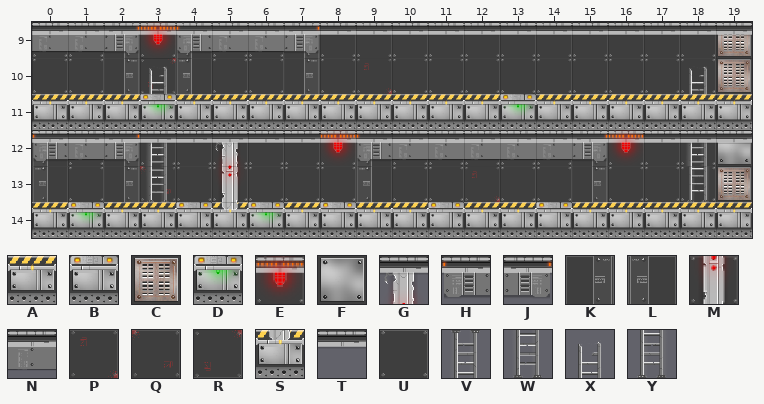
Two versions of a level (Tiled map, core/assets/map.tmx). The first picture shows the starting point.
Cells are 64x64 px. Shown: x 0..19, y 9..14. Tiles whose own drawing changed are shown in their newer look in all pictures.
Key: from "map": A 1, B 2, C 10, D 12, E 22, F 30, G 31, H 32, J 32 flipped left-right, K 40, L 40 flipped left-right, M 41, N 42, P 50, Q 50 flipped on the other diagonal, R 50 flipped up-down, S 51, T 52, U 60, V 61, W 61 flipped up-down, X 62, Y 71.
_ is an empty cell, # one hidden under a higher layer.
Layer "Background" before, first column x 0:
 9 UUKULUUKUUUUUUUUUUUC
10 UUKRLUUKUPUUUUUUUUUC
11 ____________________
12 LUKUUUUUULUUUUUKUUUF
13 LUKQUUUUULUUPUUKUUUC
14 ____________________
Layer "Ladders" before, first column x 0:
 9 ____________________
10 ___X______________X_
11 ___#_#____________#_
12 ___V______________V_
13 ___W______________Y_
14 ____________________
Layer "Platforms" before, first column x 0:
 9 NNJEHNNJTTTTTTTTTTTT
10 ____________________
11 AAADAAAAAAAAADAAAAAA
12 HNJTTGTTEHNNNNNJETTT
13 _____M______________
14 ADAABSDABAABAABAAAAA
The result:
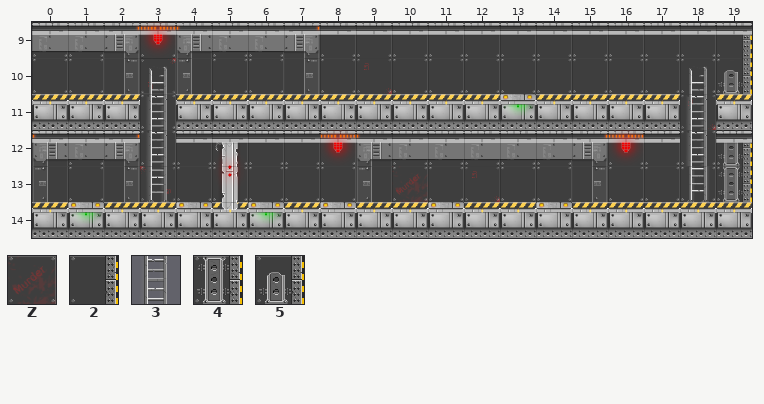
Further tiles: from "map": Z 0, 2 70, 3 72, 4 80, 5 90.
See-through tiles are keyed as they look on the map.
Diff:
Layer "Background":
The edit turns tile C into tile 2 in row 9 at x 19.
The edit turns tile C into tile 4 in row 13 at x 19.
The edit turns tile F into tile 4 in row 12 at x 19.
The edit turns tile C into tile 5 in row 10 at x 19.
There is now tile P in row 11 at x 18.
There is now tile U in row 11 at x 3.
The edit turns tile U into tile Z in row 13 at x 10.
Layer "Ladders":
There is now tile 3 in row 11 at x 3 and 18.
The edit turns tile V into tile 3 in row 12 at x 3 and 18.
Layer "Platforms":
Tile A is gone in row 11 at x 18.
Tile D is gone in row 11 at x 3.
Tile T is gone in row 12 at x 3 and 18.
